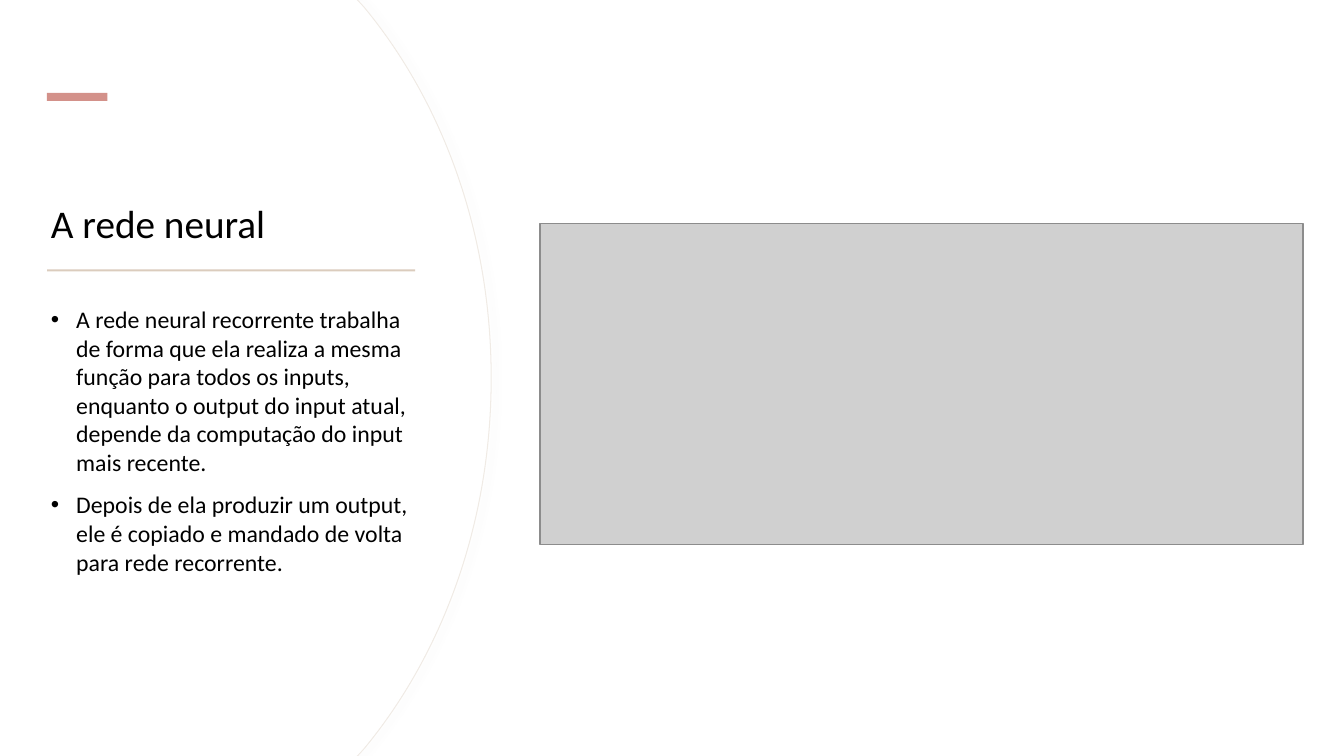
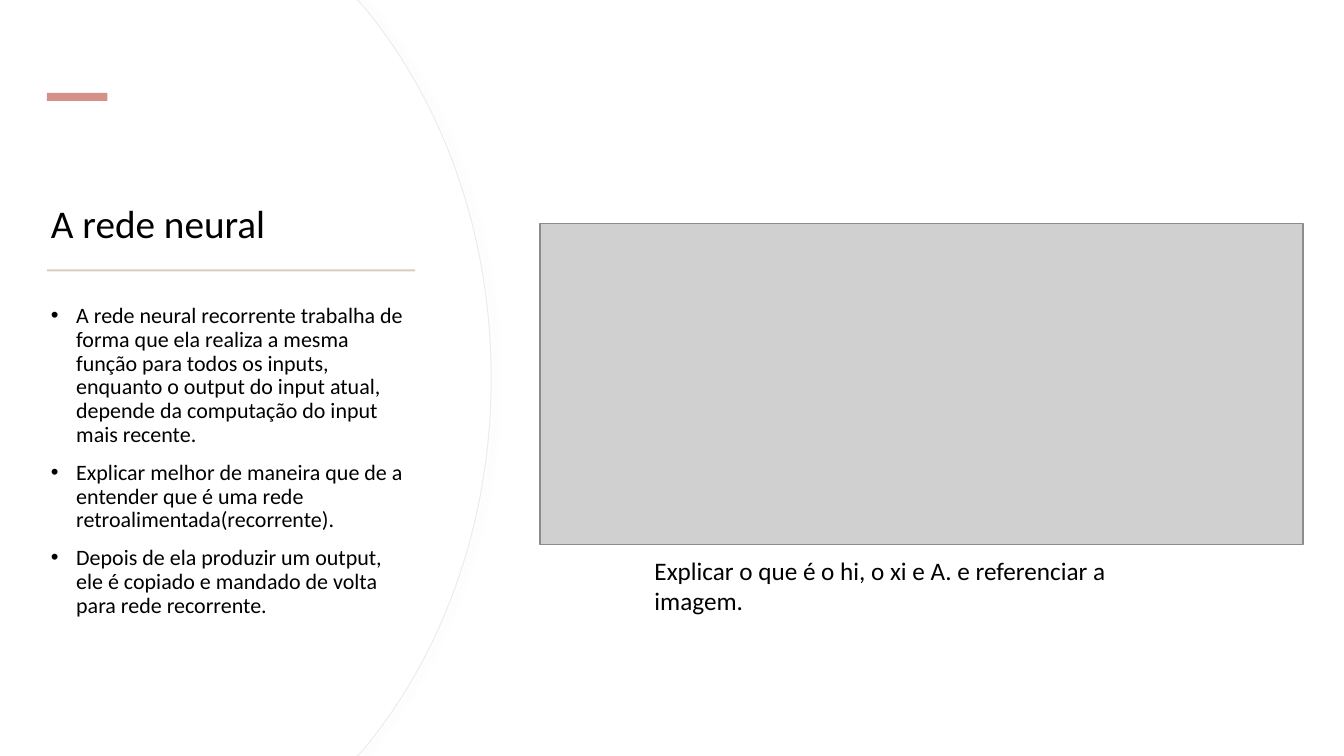
Before and after one commit to leandro-sartini/sudden_death_tcc, a slide deck: slide 16 of docs/Rede Neural Recorrente – Long Short-Term Memory.pptx (slide 14 before the commit). Drawn at 1344x756 pixels with LibreOffice and Linux fonts; fonts in the diff are those of the drawing; grey boxes stand for pictures. Boxes give left, top, right and bottom in pixels: in the first picture for what was removed or moved away, otherwise in the second. Text is boxed around its words. In the diff, an @@ line names an element or a change of style, - is before the commit and + after.

```diff
--- a/docs/Rede Neural Recorrente – Long Short-Term Memory.pptx
+++ b/docs/Rede Neural Recorrente – Long Short-Term Memory.pptx
@@ text at box(76, 307, 402, 617): size 17 to 15.7 pt in "A rede neural recorrente trabalha de forma ...", "Depois de ela produzir um output, ele ..."; line spacing 1 to 0.9 @@
@@ text at box(76, 464, 403, 530): paragraph added @@
+• Explicar melhor de maneira que de a entender que é uma rede retroalimentada(recorrente).
@@ text added at box(654, 562, 1105, 615), 18 pt, text #000000 @@
+Explicar o que é o hi, o xi e A. e referenciar a imagem.
```
Also in this commit, not shown: 7 other slides changed, 3 slides added, 1 other file.
